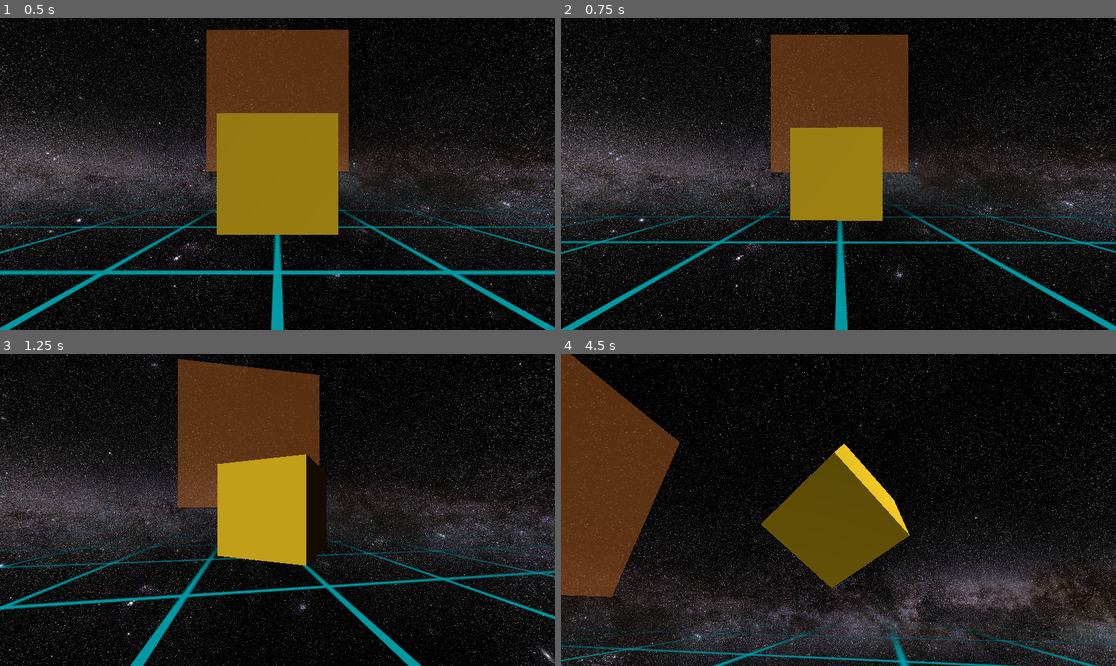
Above: before the commit, frames 1-4 (two rows, left to right).
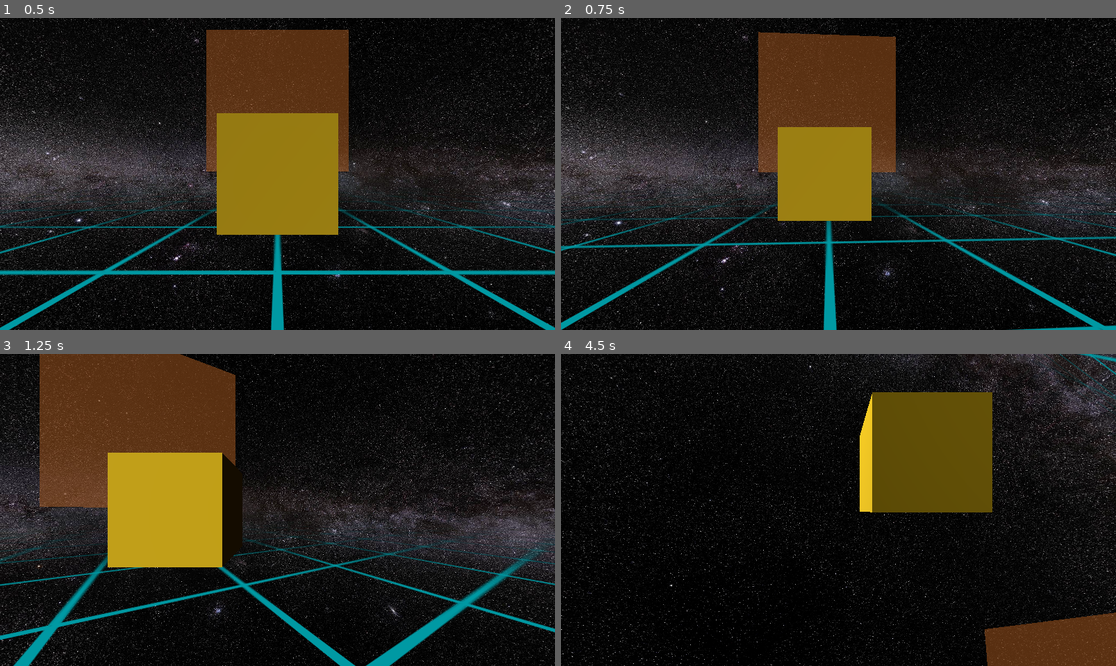
Above: after the commit, the same moments.

Repository: david-andrew/Aberration
Game: Godot game, scene res://world.tscn
Same seed, same stepped clock (60 frames per second), same inputs: the game is played once before the commit and once after it.
Inputs:
- Up to frame 1 (0.5 s): no input
- Up to frame 2 (0.75 s): hold Right (right) from 0.53 s (still down); hold A (a) from 0.53 s (still down)
- Up to frame 3 (1.25 s): keep holding Right (right); keep holding A (a); tap D (d) at 0.8 s
- Up to frame 4 (4.5 s): release Right (right) at 1.28 s; release A (a) at 1.28 s; hold Down (down) 1.28-2.03 s; tap D (d) at 1.35 s; tap E (e) at 1.55 s; hold Right (right) 2.03-2.78 s; hold E (e) 2.03-2.78 s; tap S (s) at 2.3, 2.85 s; hold Up (up) 2.78-3.53 s; tap W (w) at 3.05 s; hold W (w) 3.53-4.28 s; hold Left (left) from 3.53 s (still down); tap A (a) at 3.8, 4.35 s

Frame 1 is identical in both runs. In frame 2, 28% of the frame differs, in the area x 0-100%, y 0-100%; in frame 3, 49%; in frame 4, 58%.

Commit message:
made camera align with craft better than just keeping oriented upwards

Diff:
--- a/ChaseCamera.gd
+++ b/ChaseCamera.gd
@@ -18,8 +18,6 @@
 
 
 func _physics_process(delta):
-	# calculate the distance between the camera and the target
-	#var distance = target.get_global_transform().origin.distance_to(global_transform.origin)
 
 	# apply the spring force
 	apply_central_force(spring * (target.get_global_transform().origin - global_transform.origin))
@@ -27,5 +25,8 @@
 	# apply the damping force
 	apply_central_force(-damping * linear_velocity)
 
-	# look at the target
-	look_at(target_parent.get_global_transform().origin, Vector3(0, 1, 0))
+	# align the camera frame with the target_parent's frame
+	transform.basis = target_parent.get_global_transform().basis
+	#TODO: two things:
+	#      - this should look at where the target is going based on its velocity
+	#      - instead of snapping the basis to exactly be the target's, it could also be spring/damper based
